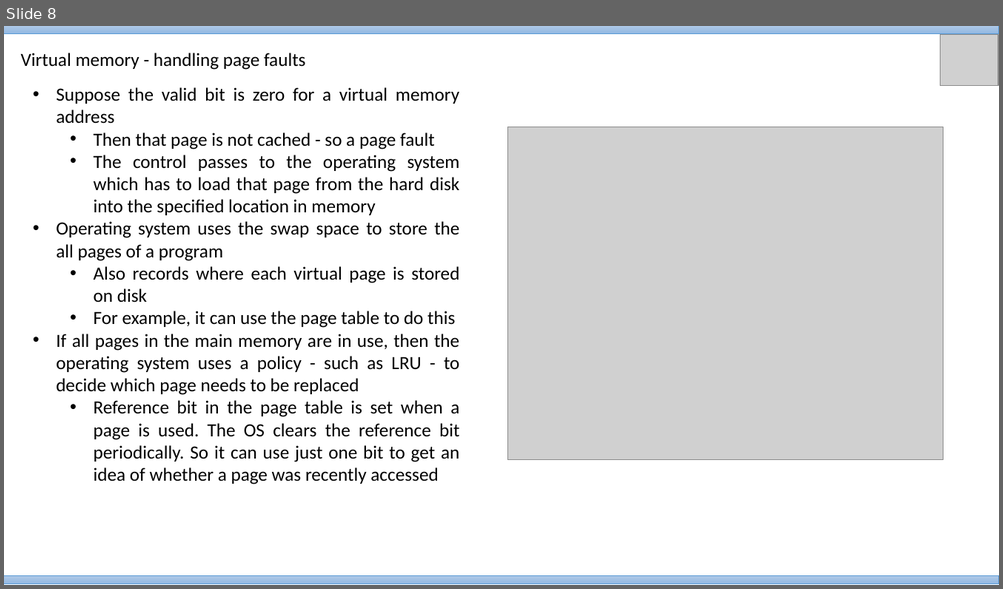
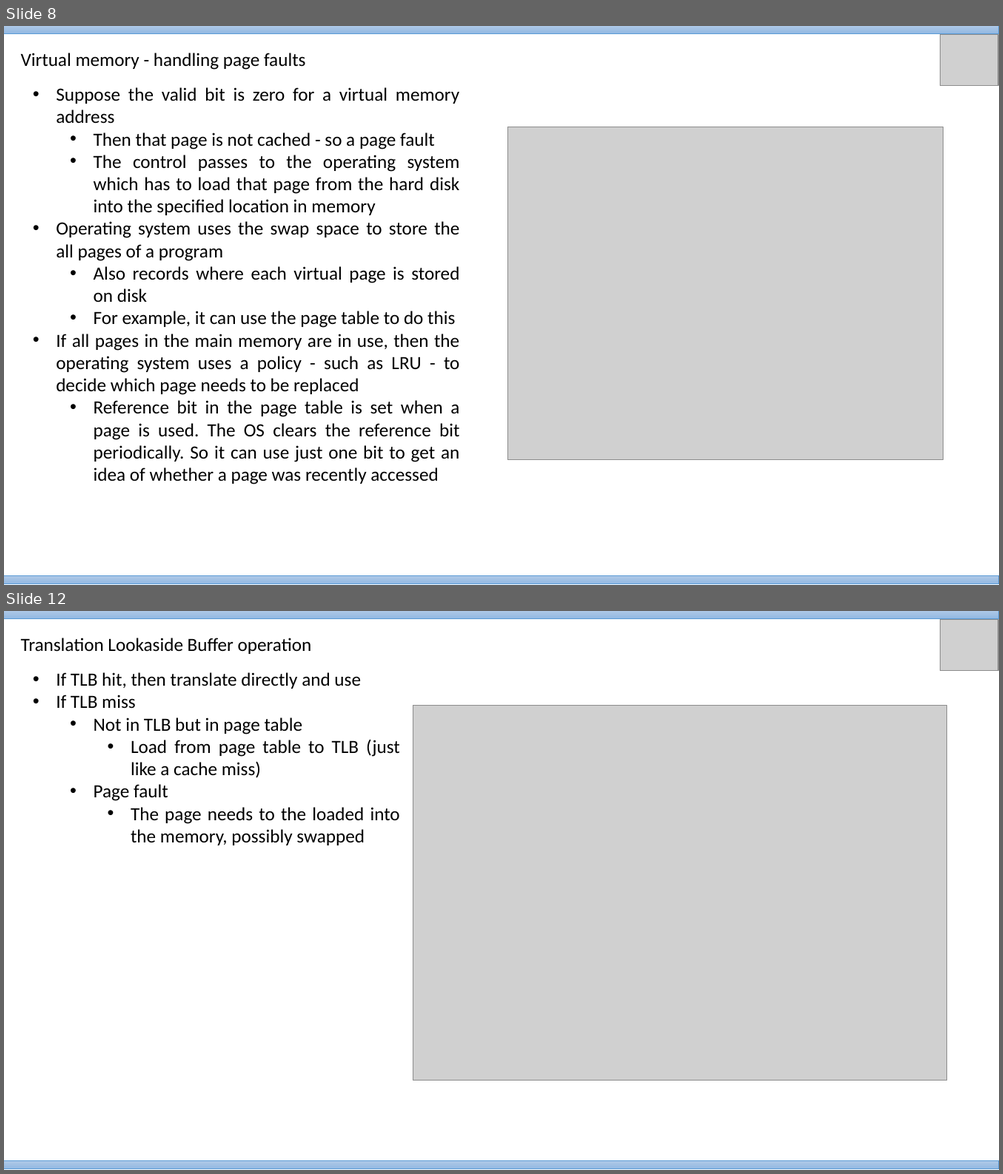
Before and after one commit to VineethBS/vineethbs.github.io, a slide deck: 2017_AV224/Material/Lecture_24.pptx. Shown one above the other, each under a label of ours: slide 8 before the commit, slides 8 and 12 after it; the slides between them are not shown. The pictures are 1003x589 and 1003x1174 pixels, drawn with LibreOffice and Linux fonts; fonts in the diff are those of the drawing; grey boxes stand for pictures. Boxes give left, top, right and bottom in pixels: in the first picture for what was removed or moved away, otherwise in the second. Text is boxed around its words. In the diff, an @@ line names an element or a change of style, - is before the commit and + after.

```diff
--- a/2017_AV224/Material/Lecture_24.pptx
+++ b/2017_AV224/Material/Lecture_24.pptx
@@ slide 12 added at (4,611,999,1170), background #FFFFFF @@
@@ rectangle added at (4,611,999,618), fill gradient #B1CBE9 to #A3C1E5 to #93B9E4, outline #5B9BD5 0.5 pt @@
@@ picture added at (939,620,998,671) @@
@@ text added at (21,638,312,654), 18 pt, text #000000 @@
+Translation Lookaside Buffer operation
@@ text added at (56,672,400,846), 18 pt, text #000000 @@
+• If TLB hit, then translate directly and use
+• If TLB miss
+  • Not in TLB but in page table
+    • Load from page table to TLB (just like a cache miss)
+  • Page fault
+    • The page needs to the loaded into the memory, possibly swapped
@@ picture added at (413,705,946,1081) @@
@@ rectangle added at (4,1161,999,1169), fill gradient #B1CBE9 to #A3C1E5 to #93B9E4, outline #5B9BD5 0.5 pt @@
```
Also in this commit, not shown: 5 slides changed, 4 other slides added.
